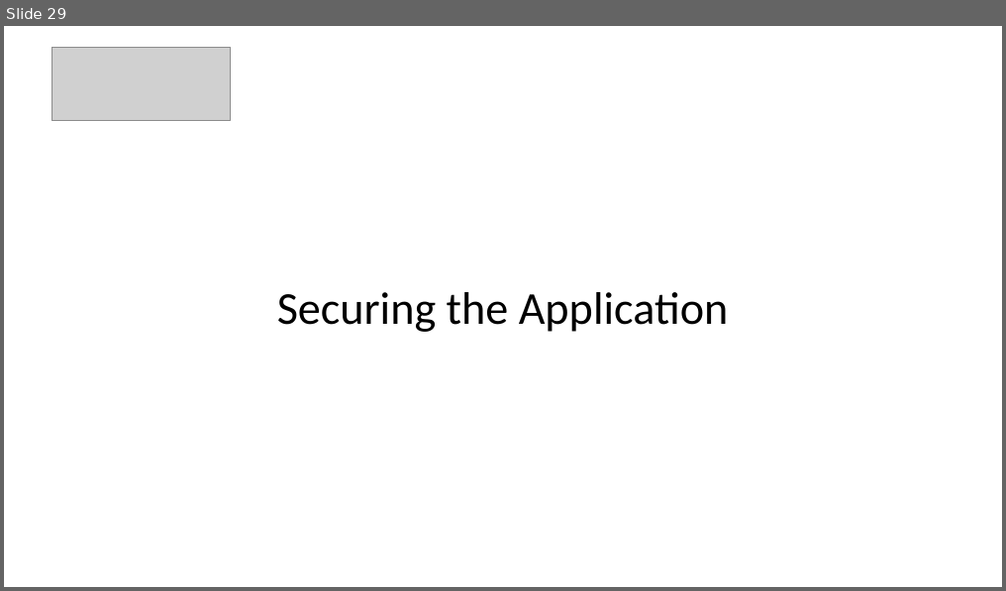
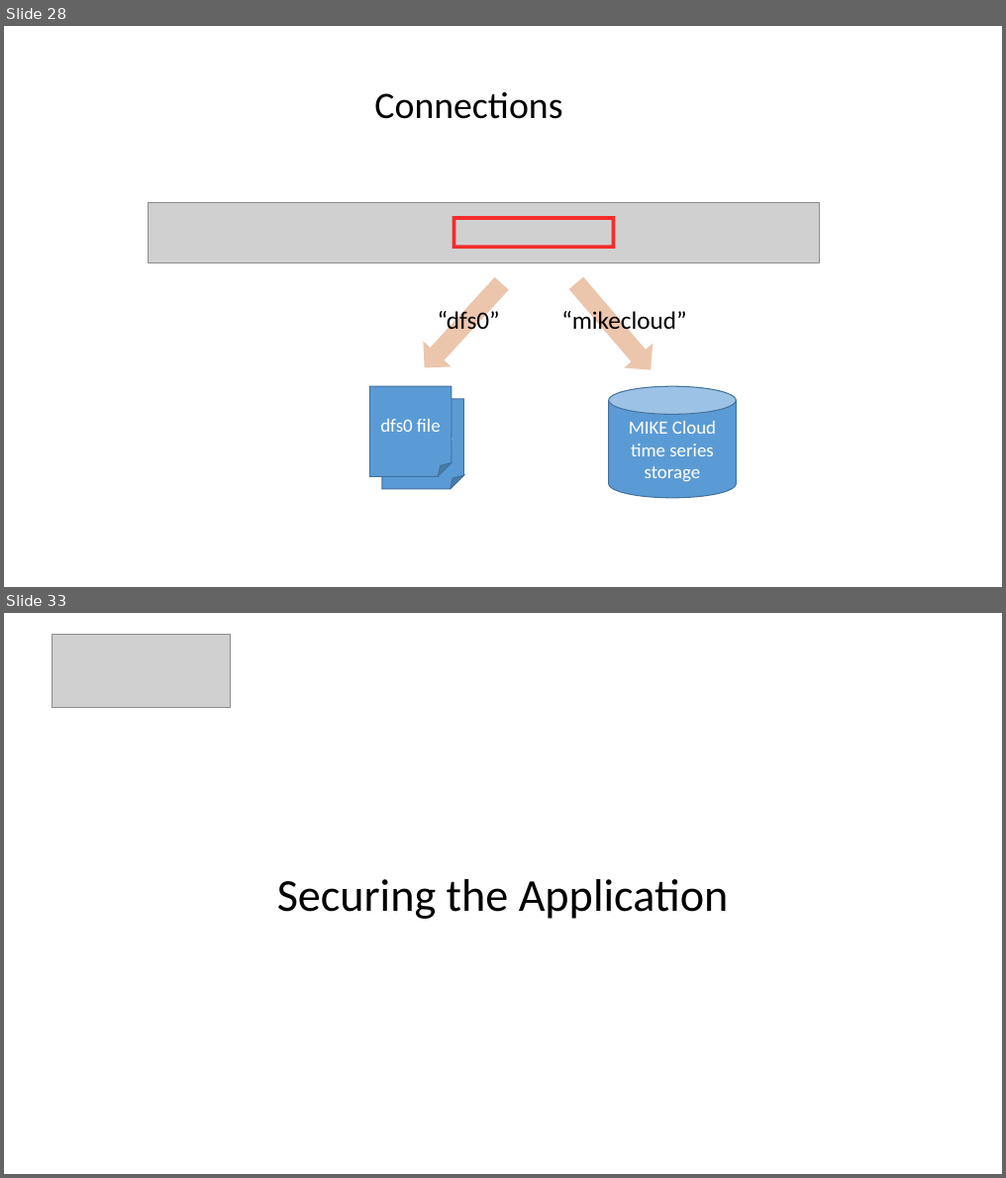
Before and after one commit to DHI/DomainServicesCourse, a slide deck: Presentations/DS-course-2-backend-basics.pptx. Shown one above the other, each under a label of ours: slide 29 before the commit, slides 28 and 33 after it; the slides between them are not shown. The pictures are 1006x591 and 1006x1178 pixels, drawn with LibreOffice and Linux fonts; fonts in the diff are those of the drawing; grey boxes stand for pictures. Boxes give left, top, right and bottom in pixels: in the first picture for what was removed or moved away, otherwise in the second. Text is boxed around its words. In the diff, an @@ line names an element or a change of style, - is before the commit and + after.

```diff
--- a/Presentations/DS-course-2-backend-basics.pptx
+++ b/Presentations/DS-course-2-backend-basics.pptx
@@ slide 28 added at (x1=4, y1=26, x2=1002, y2=587), background #FFFFFF @@
@@ text added at (x1=374, y1=92, x2=562, y2=119), 36 pt, text #000000 @@
+Connections
@@ picture added at (x1=148, y1=202, x2=819, y2=264) @@
@@ rectangle added at (x1=453, y1=218, x2=614, y2=248), outline #FF0000 3.5 pt @@
@@ down arrow added at (x1=411, y1=271, x2=516, y2=380), fill #C55A11 at 34% opacity @@
@@ down arrow added at (x1=562, y1=271, x2=665, y2=382), fill #C55A11 at 34% opacity @@
@@ text added at (x1=438, y1=308, x2=500, y2=335), 24 pt, text #000000 @@
+“dfs0”
@@ text added at (x1=561, y1=308, x2=686, y2=335), 24 pt, text #000000 @@
+“mikecloud”
@@ folded corner added at (x1=369, y1=386, x2=450, y2=477), fill #5B9BD5, outline #43739E 1 pt, 18 pt, text #FFFFFF @@
+dfs0 file
@@ folded corner added at (x1=382, y1=399, x2=463, y2=489), fill #5B9BD5, outline #43739E 1 pt, 18 pt, text #FFFFFF @@
+dfs0 file
@@ cylinder added at (x1=609, y1=386, x2=737, y2=498), fill #5B9BD5, outline #43739E 1 pt, 18 pt, text #FFFFFF @@
+MIKE Cloud time series storage
@@ what was slide 29 is now slide 33 @@
```
Also in this commit, not shown: 26 slides changed, 12 other slides added, 4 slides removed, 1 other file.
